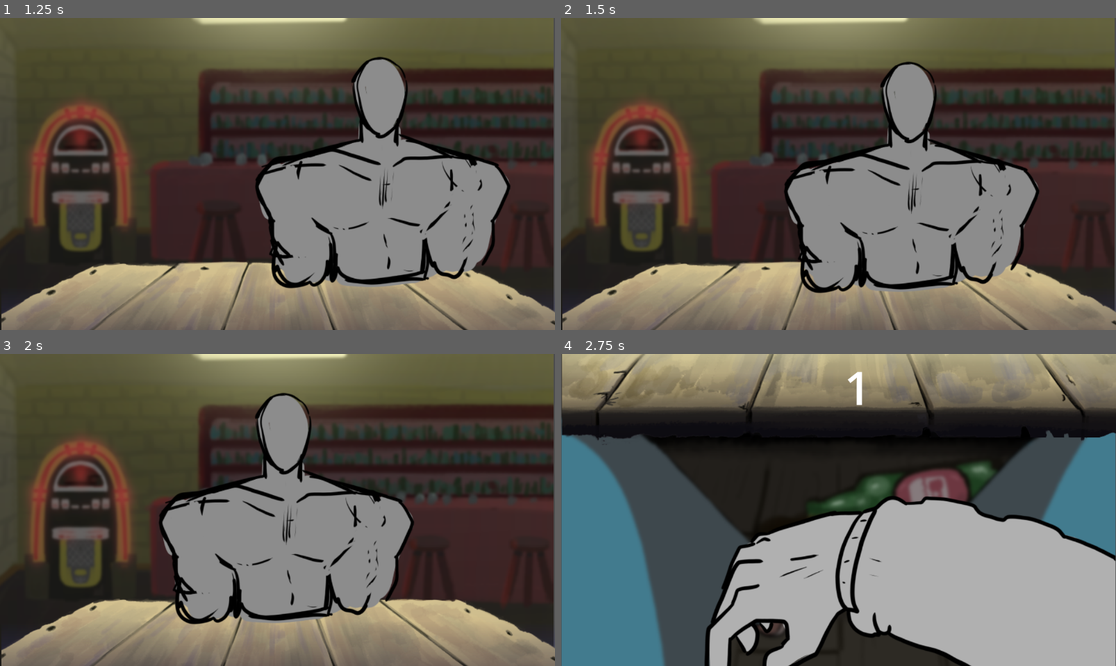
Above: before the commit, frames 1-4 (two rows, left to right).
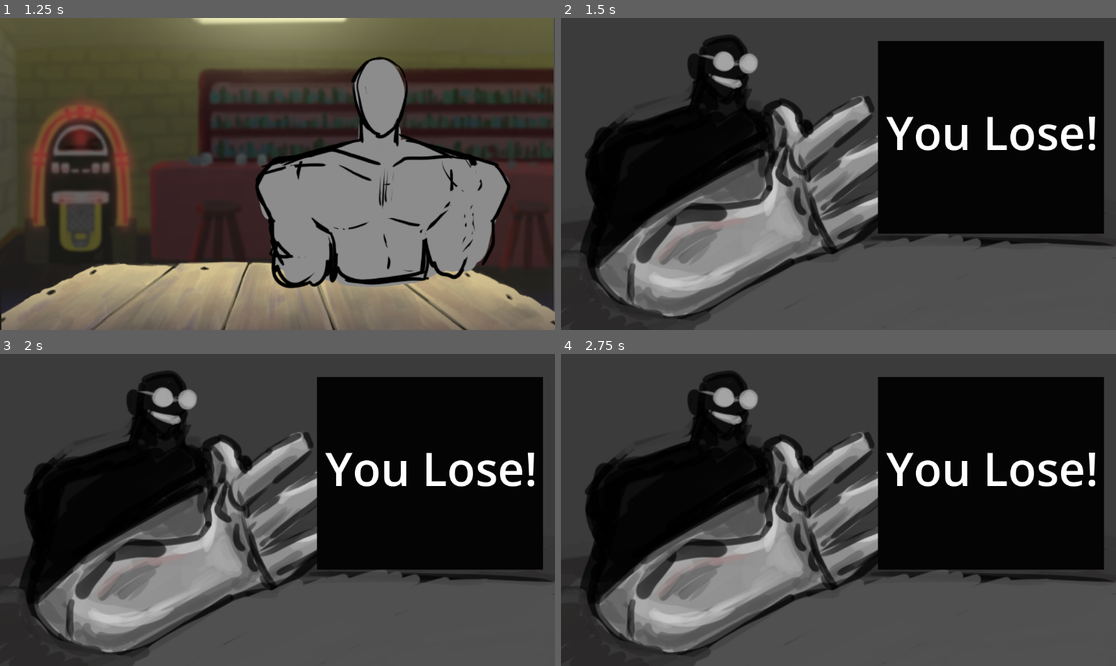
Above: after the commit, the same moments.

Repository: GinoNovello/ImachineWinning
Game: Godot game, scene res://Scenes/MainMenu/MainMenu.tscn
Two runs of this game, one before a commit and one after it. Both use one fixed random seed, a clock stepped at 60 frames per second and the inputs below.
Inputs:
- Up to frame 1 (1.25 s): click "New Game" at 0.5 s
- Up to frame 2 (1.5 s): tap Enter (ui_accept) at 1.25 s; hold Right (ui_right) from 1.28 s (still down); hold Space from 1.28 s (still down)
- Up to frame 3 (2 s): keep holding Right (ui_right); keep holding Space; tap Enter (ui_accept) at 1.52, 1.55, 1.82 s
- Up to frame 4 (2.75 s): release Right (ui_right) at 2.03 s; release Space at 2.03 s; hold Down (ui_down) from 2.03 s (still down); tap Enter (ui_accept) at 2.1, 2.27, 2.57 s; tap Space at 2.3 s

Frame 1 is identical in both runs. In frame 2, 84% of the frame differs, in the area x 0-100%, y 0-100%; in frame 3, 84%; in frame 4, 88%.

Commit message:
feat: match

Diff:
--- /dev/null
+++ b/Scenes/results/win_scene.tscn
@@ -0,0 +1,26 @@
+[gd_scene format=3 uid="uid://chjwxe3s17hfd"]
+
+[ext_resource type="Texture2D" uid="uid://drwf6f6l4smcc" path="res://Images/Menu.jpeg" id="1_fmpr8"]
+
+[node name="LoseScene" type="Node2D" unique_id=1929948916]
+
+[node name="Sprite2D" type="Sprite2D" parent="." unique_id=1732400748]
+position = Vector2(578.25, 324)
+scale = Vector2(0.9078431, 0.9162011)
+texture = ExtResource("1_fmpr8")
+
+[node name="ColorRect" type="ColorRect" parent="." unique_id=527169767]
+offset_left = 658.0
+offset_top = 48.0
+offset_right = 1127.0
+offset_bottom = 448.0
+color = Color(0.015686275, 0.015686275, 0.015686275, 1)
+
+[node name="Label" type="Label" parent="ColorRect" unique_id=1440450864]
+layout_mode = 0
+offset_left = 17.0
+offset_top = 123.0
+offset_right = 457.0
+offset_bottom = 260.0
+theme_override_font_sizes/font_size = 96
+text = "You Win!"
--- a/scripts/core/player.gd
+++ b/scripts/core/player.gd
@@ -43,9 +43,11 @@
 
 func win():
 	GameManager.player_won()
+	GameManager.go_to_win_scene()
 
 func lose():
 	GameManager.player_lost()
+	GameManager.go_to_lose_scene()
 
 func caughtCheating():
 	GameManager.go_to_lose_scene()
--- a/scripts/flow/config_area.gd
+++ b/scripts/flow/config_area.gd
@@ -3,6 +3,8 @@
 @onready var sleeve = $PlayerArm/Sleeve
 @onready var machine = $PlayerArm/Machine
 @onready var force_label = $ForceLabel
+
+var _space_held: bool = false
 
 func _process(_delta):
 	handle_input()
@@ -10,8 +12,11 @@
 	update_force_label()
 
 func handle_input():
-	if Input.is_action_just_pressed("ui_accept"):
+	if Input.is_physical_key_pressed(KEY_SPACE) and not _space_held:
 		toggle_sleeve()
+		_space_held = true
+	elif not Input.is_physical_key_pressed(KEY_SPACE):
+		_space_held = false
 
 	if Input.is_action_just_pressed("ui_up"):
 		exit_config()
--- a/scripts/flow/game_manager.gd
+++ b/scripts/flow/game_manager.gd
@@ -31,3 +31,6 @@
 
 func go_to_lose_scene():
 	get_tree().change_scene_to_file("res://Scenes/results/lose_scene.tscn")
+
+func go_to_win_scene():
+	get_tree().change_scene_to_file("res://Scenes/results/win_scene.tscn")
--- a/scripts/flow/game_scene.gd
+++ b/scripts/flow/game_scene.gd
@@ -2,6 +2,8 @@
 
 @onready var screens = $UI/Screens
 @onready var opponentContainer = $UI/Screens/Arena/OpponentContainer
+
+var inArena: bool = true
 
 func _ready():
 	print("Game started")
@@ -25,11 +27,23 @@
 	if Input.is_action_just_pressed("ui_up"):
 		show_match()
 
+	if Input.is_action_just_pressed("ui_accept") and inArena:
+		execute_match()
+
+func execute_match():
+	var player = GameManager.player
+	var opponent = GameManager.opponent
+	var referee = GameManager.referee
+
+	player.playAgainst(opponent, referee)
+
 func show_config():
+	inArena = false
 	var tween = create_tween()
 	tween.tween_property(screens, "position:y", -720, 0.15)
 
 func show_match():
+	inArena = true
 	var tween = create_tween()
 	tween.tween_property(screens, "position:y", 0, 0.15)
 
